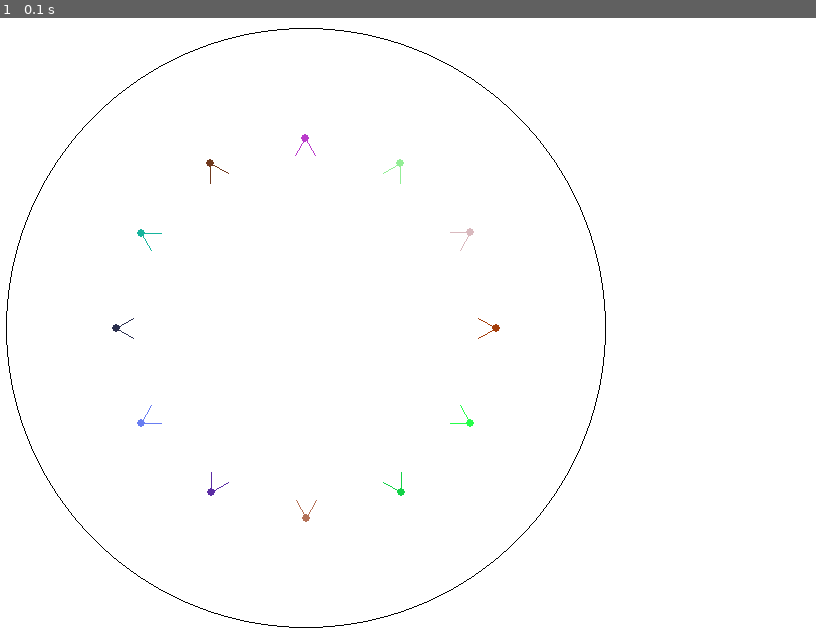
Above: before the commit, frame 1.
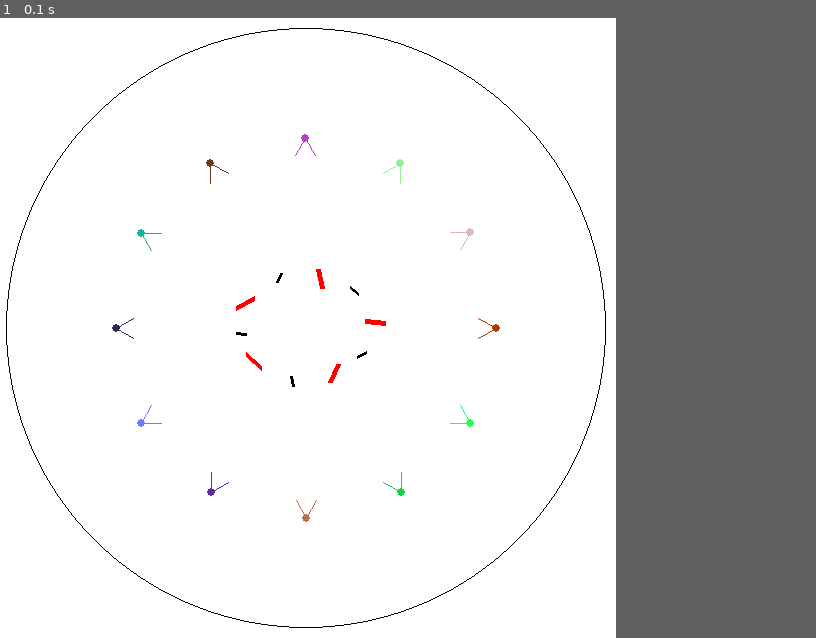
Above: after the commit, the same moment.

Repository: alech97/Genetic-Fighters
Game: pygame game, started from package/game.py
The game is run twice, just before and just after one commit, with the same random seed, the same clock (stepped at 60 frames per second) and the same inputs.
Inputs:
- Up to frame 1 (0.1 s): no input
The window is 820x620 before the commit and 620x620 after it. Grey fills any space a smaller window leaves; there, only what the larger window draws over its background counts as a difference.

The runs differ from the first frame. In frame 1, 0.1% of the frame differs, in the area x 28-48%, y 40-60%.

Commit message:
v0.1.7 Testing and README changes

Diff:
--- a/package/game.py
+++ b/package/game.py
@@ -9,6 +9,11 @@
 from package.grid import Grid
 from package.bullet import bvals
 from package.player import Player
+from package.weapon import Weapon
+
+"""
+TODO: Change this page into a Game class which can be called by genetic watcher
+"""
 
 #Initialize python values
 pygame.init()
@@ -17,14 +22,17 @@
 vals = {
     'boundary':300,
     'margin':10,
-    'info_panel_width':200,
+    'info_panel_width':0,
     'player_radius':4,
     'num_players':12,
     'player_start_radius': 190,
     'sightline_angle': 30 * (math.pi / 180),
     'reload_turns': .5,
     'fps':120,
-    'cell_size':20
+    'cell_size':20,
+    'num_guns':5,
+    'num_lasers':5,
+    'weapon_dist':60
     }
 
 #Screen
@@ -42,6 +50,7 @@
 players = []
 bullets = []
 lasers = []
+unclaimed_weapons = []
 ms_elapsed = 0
 grid = Grid(20)
 
@@ -56,6 +65,25 @@
         vals['player_radius'])
     players.append(player)
     grid.add_object(player)
+
+#Create weapons
+angle = 2 * math.pi / (vals['num_guns'] + vals['num_lasers'])
+angle_shift = random.uniform(0, math.pi / 4)
+for i in range(0, vals['num_lasers'] + vals['num_guns'], 2):
+    #Create a gun
+    ang = i * angle + angle_shift
+    p = spmath.point_from_angle_distance(center, ang, vals['weapon_dist'])
+    gun = Weapon(p[0], p[1], ang, 'gun')
+    unclaimed_weapons.append(gun)
+    grid.add_object(gun)
+
+for j in range(1, vals['num_lasers'] + vals['num_guns'], 2):
+    #Create a laser
+    ang = j * angle + angle_shift
+    p = spmath.point_from_angle_distance(center, ang, vals['weapon_dist'])
+    laser = Weapon(p[0], p[1], ang, 'laser')
+    unclaimed_weapons.append(laser)
+    grid.add_object(laser)
 
 #Start simulation
 while 1:
@@ -107,6 +135,10 @@
             pygame.draw.line(screen, player.weapon.color(), player.weapon.p1, player.weapon.p2, player.weapon.width())
         grid.add_object(player)
 
+    #Draw unclaimed Weapons
+    for weapon in unclaimed_weapons:
+        pygame.draw.line(screen, weapon.color(), weapon.p1, weapon.p2, weapon.width())
+
     #Draw Bullets
     for bullet in bullets:
         bullet.move()
--- a/package/genetic_watcher.py
+++ b/package/genetic_watcher.py
@@ -22,6 +22,7 @@
     #TODO: Initialize Population
 
     def create_player(self, genes=None):
+        #TODO: Create player with custom color, index, and genes
         pass
 
     #TODO: Method to sort population by fitness
--- a/package/player.py
+++ b/package/player.py
@@ -24,6 +24,7 @@
     def make_turn(self, action, mag=0):
         if self.health <= 0:
             return -1
+        self.fitness += 1
         #IF FIRE IS CHOSEN, RETURNS BULLET, ELSE POINTS
         self.weapon_reload -= 1
         if action:
--- a/package/weapon.py
+++ b/package/weapon.py
@@ -58,3 +58,14 @@
         elif self.wtype == 'laser':
             point = spmath.point_from_angle_distance(self.p1, self.angle, weapon_vals[self.wtype]['length'])
             return Laser_shot(point[0], point[1], self.angle, player)
+
+    def check_collision(self, other):
+        #TODO: Check Collision
+        pass
+
+    def get_bounding_points(self):
+        return (
+            min(self.p1[0], self.p2[0]) - weapon_vals[self.wtype]['width'],
+            max(self.p1[0], self.p2[0]) + weapon_vals[self.wtype]['width'],
+            min(self.p1[1], self.p2[1]) - weapon_vals[self.wtype]['width'],
+            max(self.p1[1], self.p2[1]) + weapon_vals[self.wtype]['width'])
Binary file added: Progress.png
